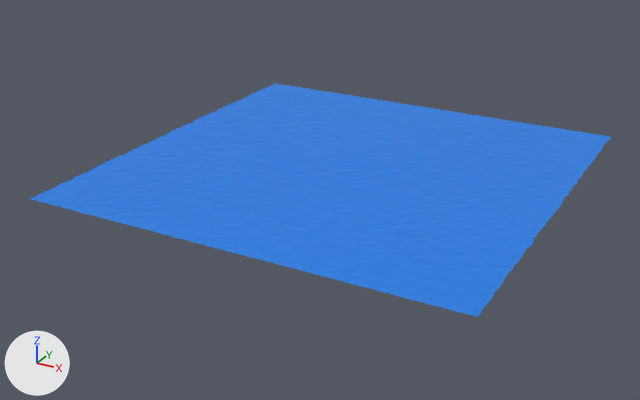
One commit to the Blender file DementiaVRExperience/Assets/Models/Water.blend: the scene before it, then after it.
Rendered twice from a 50 mm lens placed at (11.77, -23.14, 10.18), pointed at (-0.51, -0.81, -0.99). Arrows for +X, +Y and +Z are at lower left; the lights stay in place.
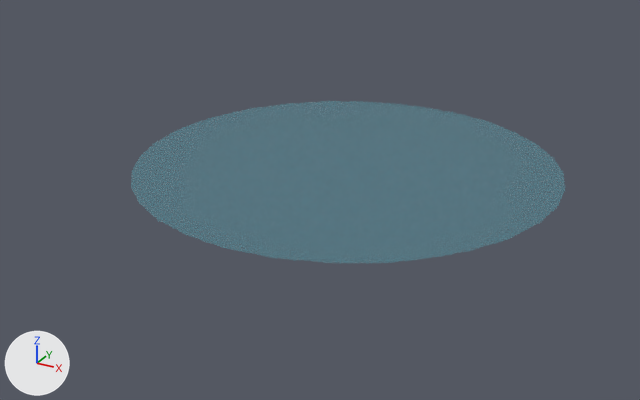
Boxes (x1, y1, x2, y2) around the edits, measured in the pictures (640 x 400 px):
'Plane', recoloured, surface changed, reshaped, rescaled (blue to cyan, 25% narrower, 31% shorter): before (30, 83, 611, 317); after (131, 101, 565, 263)

Edits to the bpy script that builds the scene:
```text
Change mat_material_001:
    mat_material_001.base_color: (0.0107, 0.209, 0.8) -> (0.0713, 0.347, 0.427)  # blue #1b7ee7 -> cyan #4b9faf
    mat_material_001.alpha: 1.0 -> 0.342
Change me_plane:
    used by ob_plane; location = (0.0, 0.0, 0.0); scale = (6.71, 6.71, 6.71)
    remove me_plane.from_pydata(...)  # 4225 vertices, 4096 faces; spans x -1.01..1.0, y -1.01..1.0, z 0.0..0.01
    add me_plane.from_pydata(...)  # 3429 vertices, 3272 faces; spans x -0.99..0.99, y -0.99..0.99, z 0.0..0.01
    me_plane part 1: 54 vertices moved from x -1.01..1.0, y -1.01..1.0, z 0.0 to x -0.99..0.99, y -0.99..0.99, z 0.0; 1010 vertices removed from x -1.01..1.0, y -1.01..1.0, z 0.0; 214 vertices added at x -0.99..0.99, y -0.99..0.99, z 0.0
Change ob_plane:
    ob_plane.scale: (6.71, 6.71, 6.71) -> (6.71, 6.71, 11.3)
```
